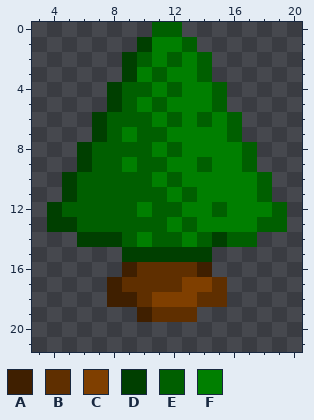
File history of a pixel-art sprite, Images.xcassets/Items/pineTree.imageset/pineTree.png. That is the earlier state.
The file is 24x24 pixels. Shown: x 3..20, y 0..21.
Palette (. is transparent): A #3f1f00  B #5f2f00  C #7f3f00  D #003f00  E #005f00  F #007f00
Pixels before, first column x 4:
 0 .......EE.......
 1 ......DFFE......
 2 .....DEFEFE.....
 3 .....DFEFFE.....
 4 ....DEEFEFFE....
 5 ....DEFEFFFE....
 6 ...DEEEFEFEFE...
 7 ...DEFEEFFFFE...
 8 ..DEEEEFEFFFFE..
 9 ..DEEFEEFFEFFE..
10 .DEEEEEFEFFFFFE.
11 .DEEEEEEFEFFFFE.
12 DEEEEEFEEFFEFFFE
13 DDEEEEEEFEFFFFEE
14 ..DDDEFEEFEDEE..
15 .....DDDDDD.....
16 .....ABBBBA.....
17 ....ABBBBCCB....
18 ....AABCCCBB....
19 ......ABBB......
After:
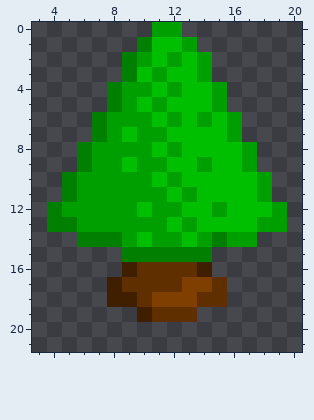
Author's note on the commit: Redrew pineTree and logWall items
Edits made:
Colour D changes from #003f00 to #007f00.
Colour E changes from #005f00 to #009f00.
Colour F changes from #007f00 to #00bf00.
